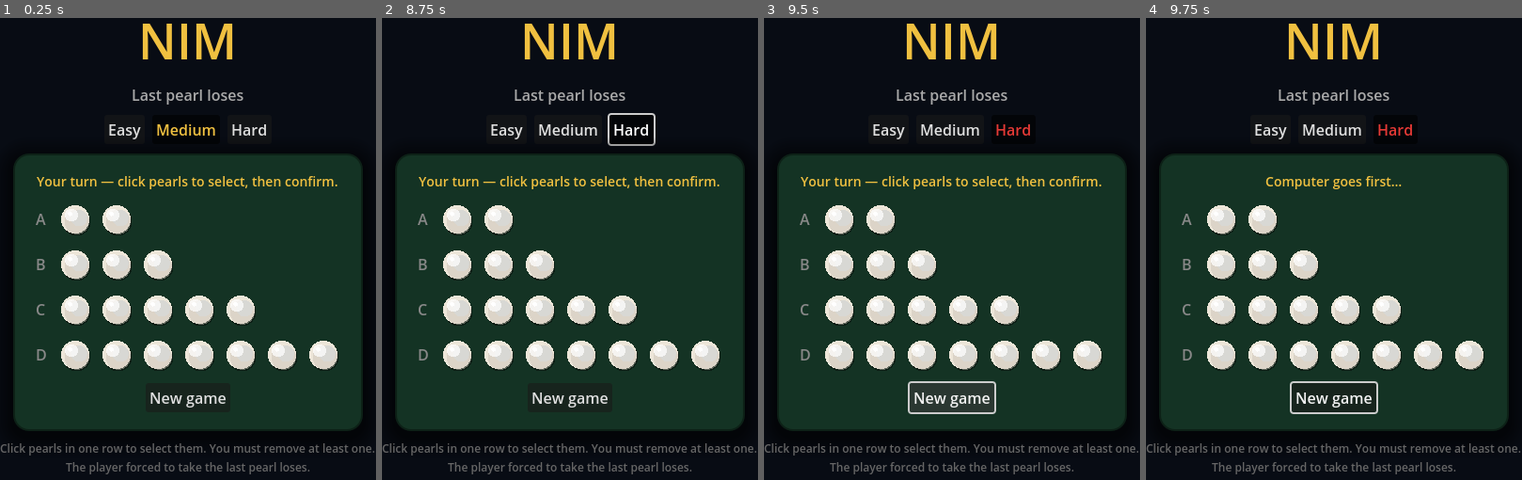
Above: before the commit, frames 1-4 (left to right).
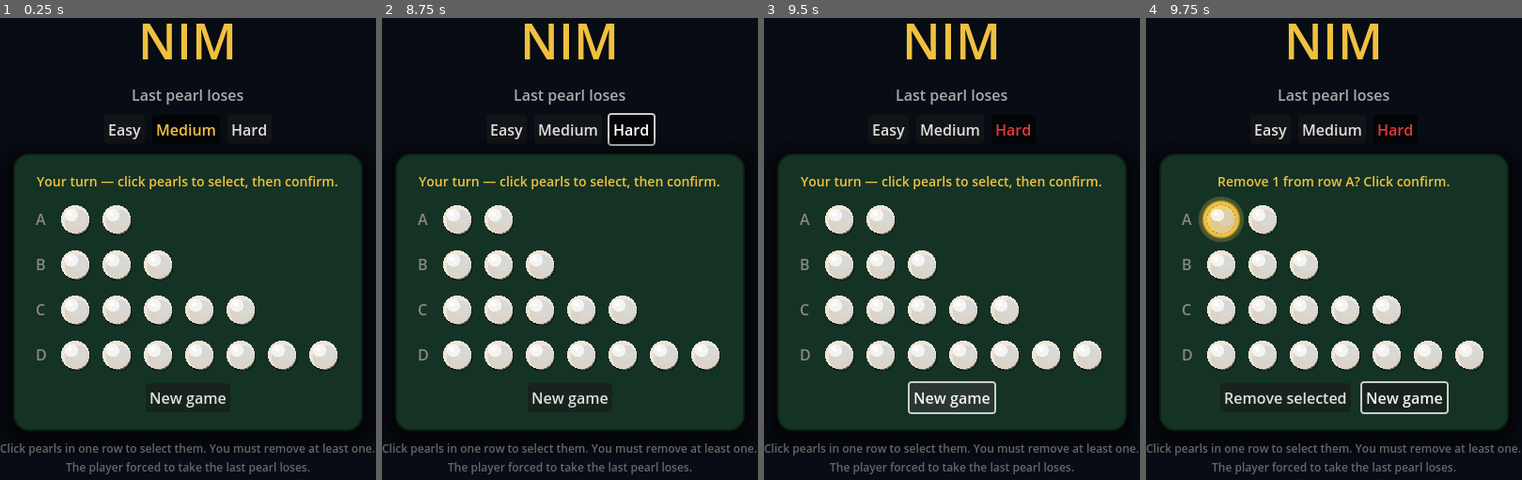
Above: after the commit, the same moments.

Repository: null6942/nim-godot
Game: Godot game, scene res://main.tscn
Two runs of this game, one before a commit and one after it. Both use one fixed random seed, a clock stepped at 60 frames per second and the inputs below.
Inputs (mouse positions are in pixels of both pictures, inside the frame that each line leads up to):
- Up to frame 1 (0.25 s): no input
- Up to frame 2 (8.75 s): click "Easy" at 0.5 s; click "Easy" at 1.25 s; click "New game" at 2 s; click "New game" at 2.75 s; click "Medium" at 3.5 s; click "Hard" at 4.25 s; click "Medium" at 5 s; click "Hard" at 5.75 s; click "Easy" at 6.5 s; click "Medium" at 7.25 s; click "Hard" at 8 s
- Up to frame 3 (9.5 s): click "New game" at 8.75 s
- Up to frame 4 (9.75 s): tap Enter at 9.5 s; move the mouse to (1221, 221) at 9.52 s; click (1221, 221) at 9.67 s

Frames 1-3 are identical in both runs. In frame 4, 2.8% of the frame differs, in the area x 14-81%, y 34-86%.

Commit message:
Only randomize first turn on New Game click, not on initial load

Diff:
--- a/main.gd
+++ b/main.gd
@@ -123,7 +123,7 @@
 
 	var new_btn := Button.new()
 	new_btn.text = "New game"
-	new_btn.pressed.connect(_init_game)
+	new_btn.pressed.connect(func(): _init_game(true))
 	controls.add_child(new_btn)
 
 	var rules := Label.new()
@@ -135,14 +135,14 @@
 
 	_refresh_diff_buttons()
 
-func _init_game() -> void:
+func _init_game(randomize_first: bool = false) -> void:
 	rows.clear()
 	for v in START:
 		rows.append(v)
 	selected_row = -1
 	selected_indices.clear()
 	game_over = false
-	player_turn = randi() % 2 == 0
+	player_turn = not randomize_first or randi() % 2 == 0
 	game_started = false
 	game_gen += 1
 	confirm_btn.visible = false
